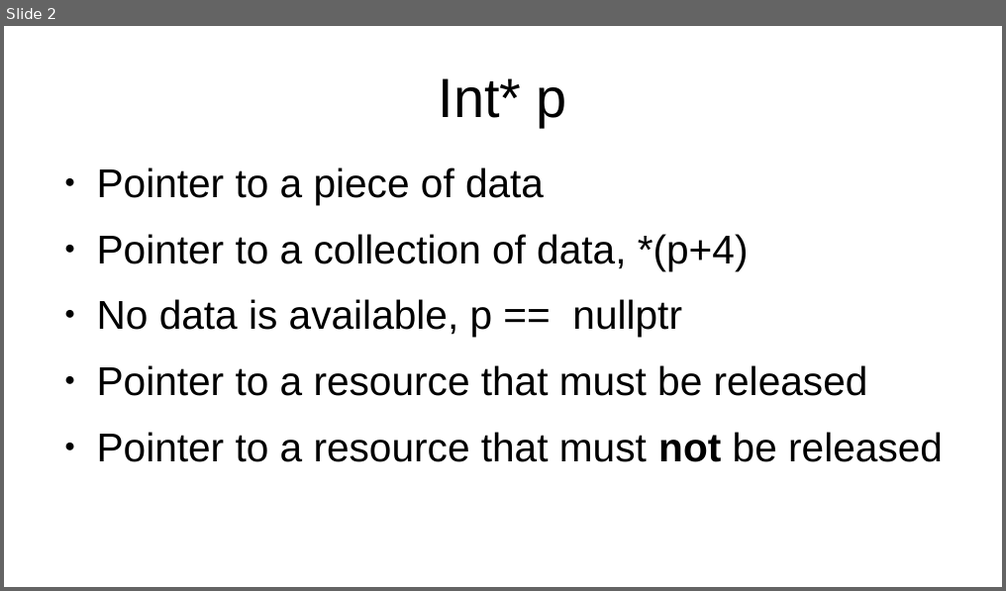
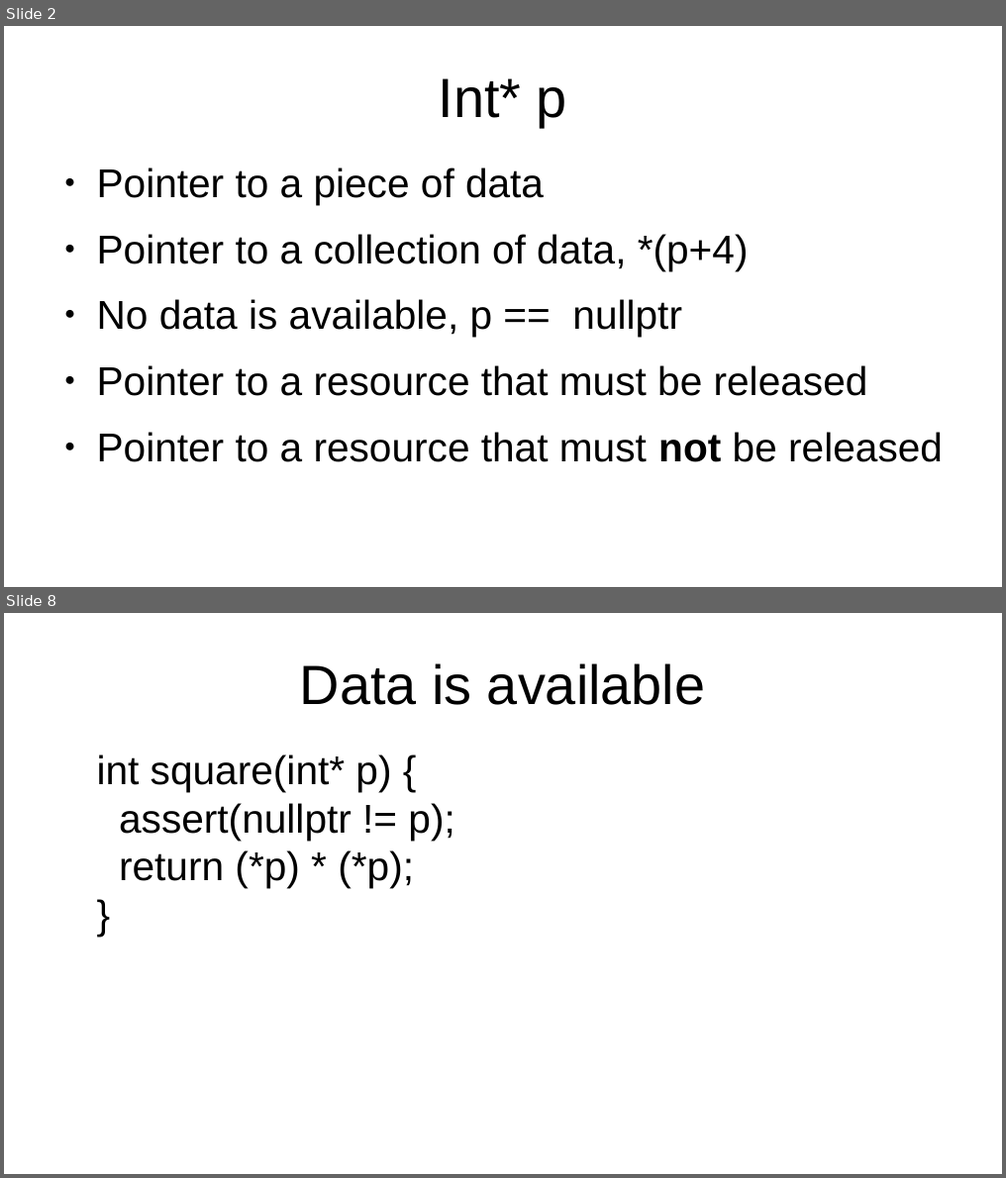
Before and after one commit to marcpawl/nullptr, a slide deck: slideshow.odp. Shown one above the other, each under a label of ours: slide 2 before the commit, slides 2 and 8 after it; the slides between them are not shown. The pictures are 1006x591 and 1006x1178 pixels, drawn with LibreOffice and Linux fonts; fonts in the diff are those of the drawing. Boxes give left, top, right and bottom in pixels: in the first picture for what was removed or moved away, otherwise in the second. Text is boxed around its words. In the diff, an @@ line names an element or a change of style, - is before the commit and + after.

```diff
--- a/slideshow.odp
+++ b/slideshow.odp
@@ slide 8 added at box(4, 613, 1002, 1174), background #FFFFFF @@
@@ title added at box(300, 663, 705, 705), 44 pt, text #000000 @@
+Data is available
@@ text added at box(97, 755, 454, 888), 32 pt, text #000000 @@
+int square(int* p) {
+assert(nullptr != p);
+return (*p) * (*p);
+}
```
Also in this commit, not shown: 13 other slides added.
